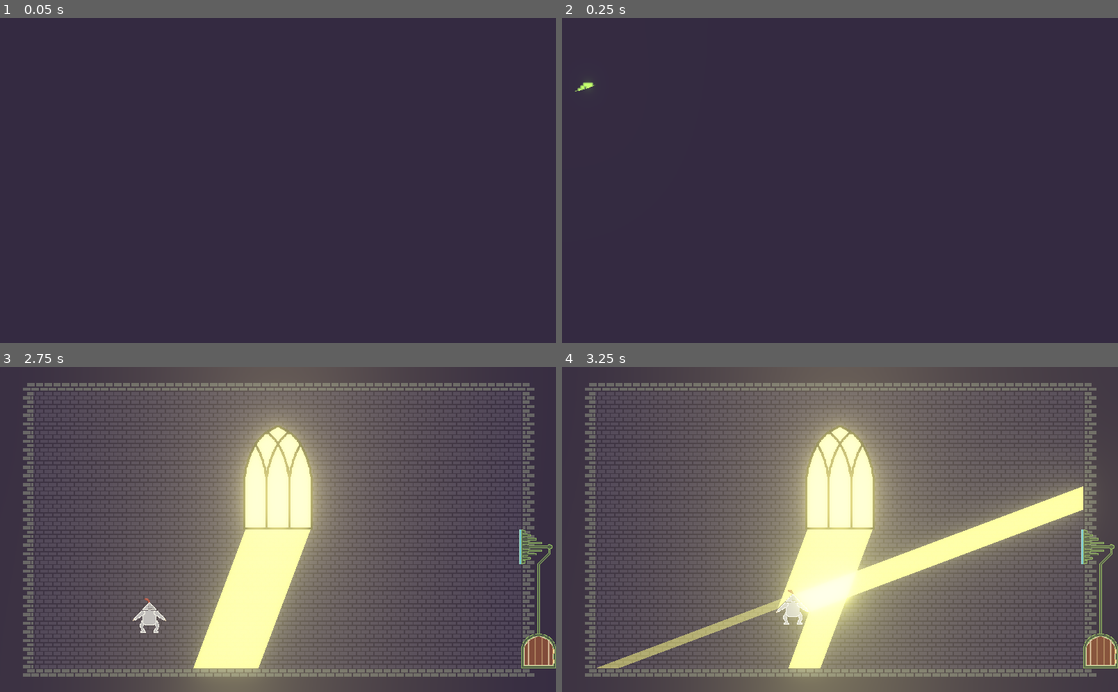
Above: before the commit, frames 1-4 (two rows, left to right).
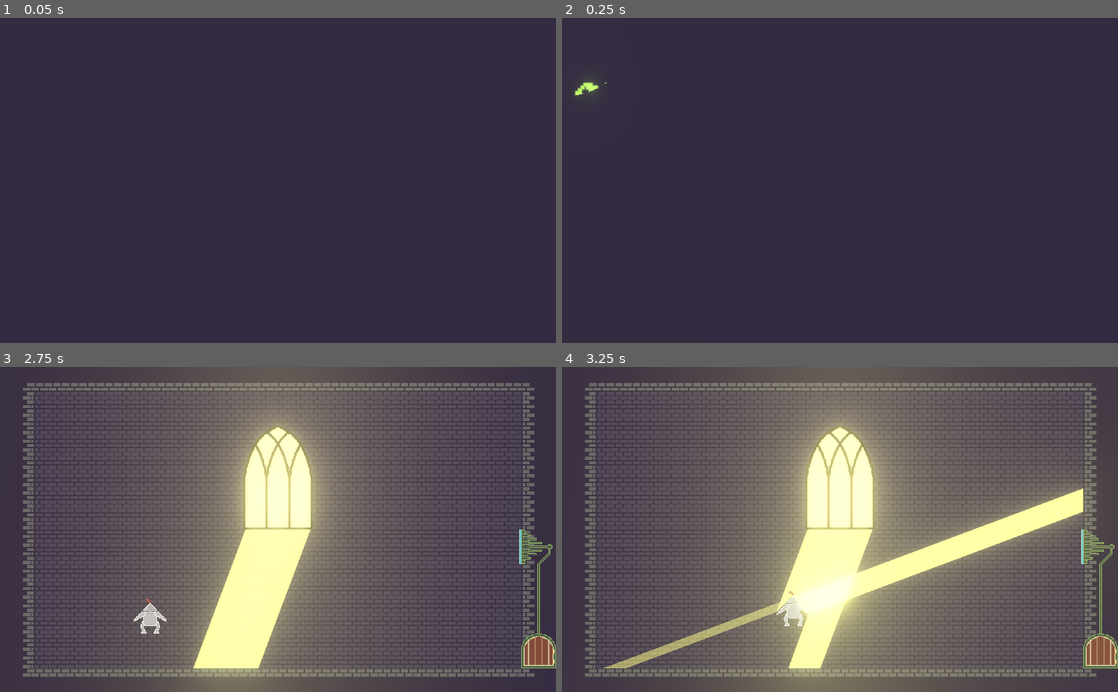
Above: after the commit, the same moments.

Repository: marc-jones/game-off-2022
Game: Godot game, scene res://nodes/scenes/SceneManager.tscn
Same seed, same stepped clock (60 frames per second), same inputs: the game is played once before the commit and once after it.
Inputs (mouse positions are in pixels of both pictures, inside the frame that each line leads up to):
- Up to frame 1 (0.05 s): no input
- Up to frame 2 (0.25 s): no input
- Up to frame 3 (2.75 s): click "Play" at 0.5 s; click "Play" at 1.25 s; move the mouse to (400, 513) at 2.02 s; hold Right (move_right) from 2.03 s (still down); tap Down (crouch) at 2.1 s; tap Space (jump) at 2.27 s
- Up to frame 4 (3.25 s): keep holding Right (move_right); move the mouse to (728, 545) at 2.77 s; tap Down (crouch) at 2.85 s; tap Space (jump) at 3.02 s

Frame 1 is identical in both runs. In frame 2, less than 0.1% of the frame differs, in the area x 2-9%, y 19-25%; in frame 3, 0.1%; in frame 4, 1.2%, in the area x 6-94%, y 36-93%.

Commit message:
More robust lightrays

Diff:
--- a/project.godot
+++ b/project.godot
@@ -49,7 +49,6 @@
 
 [physics]
 
-common/physics_fps=120
 common/enable_pause_aware_picking=true
 
 [rendering]
--- a/scripts/LightManager.gd
+++ b/scripts/LightManager.gd
@@ -98,7 +98,7 @@
 		# Establish child groups
 		var child_group = []
 		for ray in origin_rays:
-			if is_instance_valid(ray.child_ray):
+			if is_instance_valid(ray) and is_instance_valid(ray.child_ray):
 				child_group.append(ray.child_ray)
 			else:
 				ray_hierarchy.append(child_group)
--- a/scripts/LightRay.gd
+++ b/scripts/LightRay.gd
@@ -43,7 +43,10 @@
 		kill()
 
 func get_reflection():
-	return(get_cast_to().bounce(get_collision_normal().normalized()).normalized())
+	var norm = get_collision_normal()
+	if not norm.is_normalized():
+		kill()
+	return(get_cast_to().bounce(norm).normalized())
 
 func set_child_ray(input_ray):
 	child_ray = input_ray
